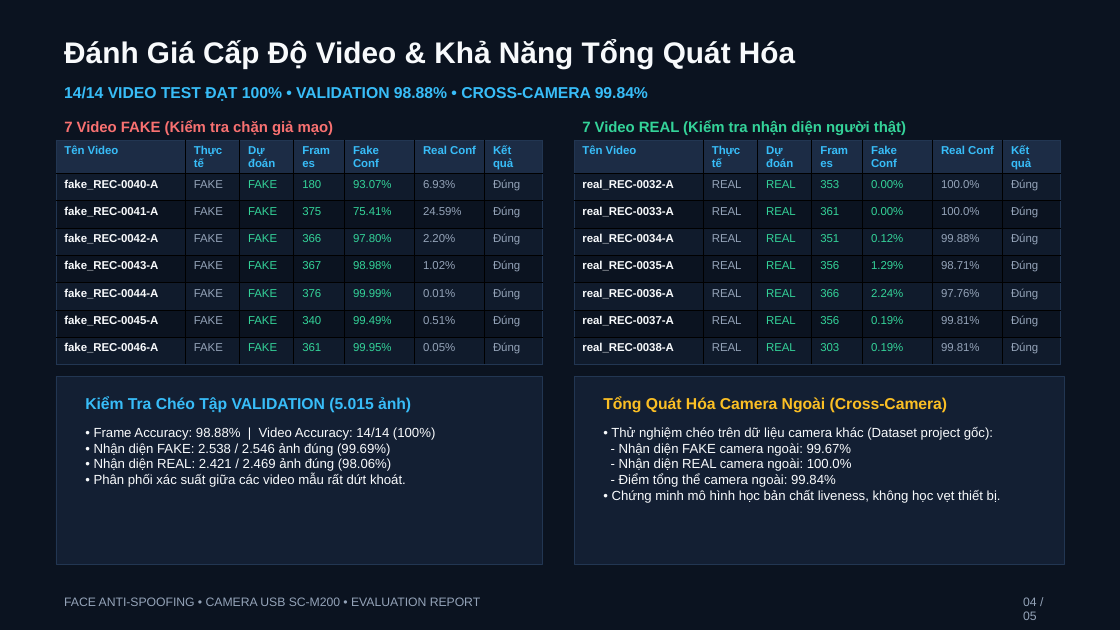
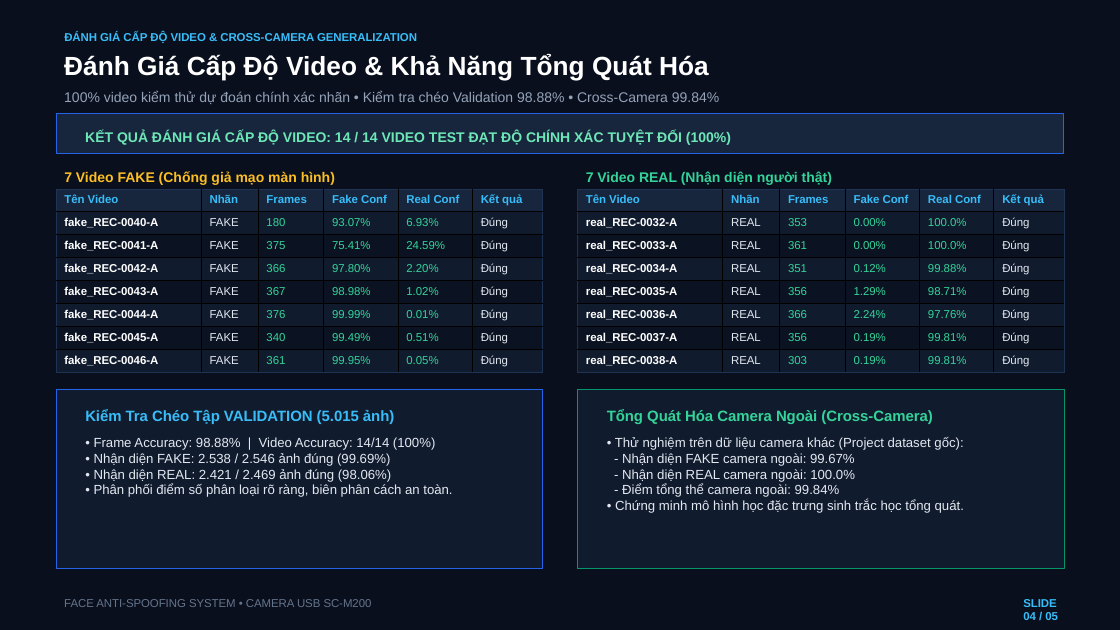
Before and after one commit to thanhAI408/face_anti_spoofing, a slide deck: slide 4 of deliverables/Bao_cao_mo_hinh_cam4k_20261020.pptx. Drawn at 1120x630 pixels with LibreOffice and Linux fonts; fonts in the diff are those of the drawing. Boxes give left, top, right and bottom in pixels: in the first picture for what was removed or moved away, otherwise in the second. Text is boxed around its words. In the diff, an @@ line names an element or a change of style, - is before the commit and + after.

Commit message:
style: overhaul slide presentation design with high-contrast UI cards, standardized Arial Vietnamese typography, and zero font errors

```diff
--- a/deliverables/Bao_cao_mo_hinh_cam4k_20261020.pptx
+++ b/deliverables/Bao_cao_mo_hinh_cam4k_20261020.pptx
@@ background #0B1320 to #0A0F1D @@
@@ text "Đánh Giá Cấp Độ Video ...": place and size @@
-text "Đánh Giá Cấp Độ Video ..." at <box>64,40,795,69</box>
+text "Đánh Giá Cấp Độ Video ..." at <box>64,54,709,81</box>
@@ text "Đánh Giá Cấp Độ Video ..." at <box>64,54,709,81</box>: size 25.5 to 22.5 pt, text colour #F8FAFC to #FFFFFF @@
@@ text added at <box>64,32,417,43</box>, 9.8 pt, text #38BDF8, bold @@
+ĐÁNH GIÁ CẤP ĐỘ VIDEO & CROSS-CAMERA GENERALIZATION
@@ rectangle added at <box>56,113,1065,153</box>, fill #17253D, outline #2563EB 0.75 pt @@
@@ text at <box>64,91,719,104</box>: text changed; size 13.5 to 12 pt; text colour #38BDF8 to #94A3B8; bold off @@
-14/14 VIDEO TEST ĐẠT 100% • VALIDATION 98.88% • CROSS-CAMERA 99.84%
+100% video kiểm thử dự đoán chính xác nhãn • Kiểm tra chéo Validation 98.88% • Cross-Camera 99.84%
@@ text added at <box>85,131,731,145</box>, 12 pt, text #6EE7B7, bold @@
+KẾT QUẢ ĐÁNH GIÁ CẤP ĐỘ VIDEO: 14 / 14 VIDEO TEST ĐẠT ĐỘ CHÍNH XÁC TUYỆT ĐỐI (100%)
@@ text at <box>64,171,335,185</box>: text changed; size 12.8 to 12 pt; text colour #F87171 to #FBBF24 @@
-7 Video FAKE (Kiểm tra chặn giả mạo)
+7 Video FAKE (Chống giả mạo màn hình)
@@ text at <box>586,171,832,185</box>: text changed; size 12.8 to 12 pt @@
-7 Video REAL (Kiểm tra nhận diện người thật)
+7 Video REAL (Nhận diện người thật)
@@ table at <box>56,189,544,373</box> @@
-column 2: Thực tế | FAKE | FAKE | FAKE | FAKE | FAKE | FAKE | FAKE
-column 3: Dự đoán | FAKE | FAKE | FAKE | FAKE | FAKE | FAKE | FAKE
+column 2: Nhãn | FAKE | FAKE | FAKE | FAKE | FAKE | FAKE | FAKE
@@ table: place and size @@
-table at <box>56,140,543,359</box>
+table at <box>56,189,544,373</box>
@@ table at <box>578,189,1065,373</box> @@
-column 2: Thực tế | REAL | REAL | REAL | REAL | REAL | REAL | REAL
-column 3: Dự đoán | REAL | REAL | REAL | REAL | REAL | REAL | REAL
+column 2: Nhãn | REAL | REAL | REAL | REAL | REAL | REAL | REAL
@@ table: place and size @@
-table at <box>574,140,1060,359</box>
+table at <box>578,189,1065,373</box>
@@ rectangle removed at <box>56,376,543,565</box> @@
@@ rectangle: place and size @@
-rectangle at <box>574,376,1064,565</box>
+rectangle at <box>56,390,543,570</box>
@@ rectangle at <box>56,390,543,570</box>: fill #131F33 to #111B2E; outline #223652 0.75 pt to #2563EB 0.75 pt @@
@@ text "Kiểm Tra Chéo Tập VALIDATION ...": place and size @@
-text "Kiểm Tra Chéo Tập VALIDATION ..." at <box>85,396,411,413</box>
+text "Kiểm Tra Chéo Tập VALIDATION ..." at <box>85,409,394,424</box>
@@ text "Kiểm Tra Chéo Tập VALIDATION ..." at <box>85,409,394,424</box>: size 13.5 to 12.8 pt @@
@@ rectangle added at <box>578,390,1065,570</box>, fill #111B2E, outline #059669 0.75 pt @@
@@ text "Tổng Quát Hóa Camera Ngoài ...": place and size @@
-text "Tổng Quát Hóa Camera Ngoài ..." at <box>603,396,948,413</box>
+text "Tổng Quát Hóa Camera Ngoài ..." at <box>607,409,932,424</box>
@@ text "Tổng Quát Hóa Camera Ngoài ..." at <box>607,409,932,424</box>: size 13.5 to 12.8 pt, text colour #FBBF24 to #34D399 @@
@@ text "• Frame Accuracy: 98.88% | ...": place and size @@
-text "• Frame Accuracy: 98.88% | ..." at <box>94,427,435,487</box>
+text "• Frame Accuracy: 98.88% | ..." at <box>94,437,452,497</box>
@@ text at <box>94,437,435,482</box>: text colour #F8FAFC to #E2E8F0 in "• Frame Accuracy: 98.88% | Video Accuracy: ...", "• Nhận diện FAKE: 2.538 / 2.546 ...", "• Nhận diện REAL: 2.421 / 2.469 ..." @@
@@ text "• Thử nghiệm trên dữ ...": place and size @@
-text "• Thử nghiệm trên dữ ..." at <box>611,427,1001,503</box>
+text "• Thử nghiệm trên dữ ..." at <box>615,437,964,513</box>
@@ text at <box>615,437,963,450</box>: text changed; text colour #F8FAFC to #E2E8F0 @@
-• Thử nghiệm chéo trên dữ liệu camera khác (Dataset project gốc):
+• Thử nghiệm trên dữ liệu camera khác (Project dataset gốc):
@@ text at <box>622,453,855,497</box>: text colour #F8FAFC to #E2E8F0 in "- Nhận diện FAKE camera ngoài: 99.67%", "- Nhận diện REAL camera ngoài: 100.0%", "- Điểm tổng thể camera ngoài: 99.84%" @@
@@ text at <box>94,484,452,497</box>: text changed; text colour #F8FAFC to #E2E8F0 @@
-• Phân phối xác suất giữa các video mẫu rất dứt khoát.
+• Phân phối điểm số phân loại rõ ràng, biên phân cách an toàn.
@@ text at <box>615,500,964,513</box>: text changed; text colour #F8FAFC to #E2E8F0 @@
-• Chứng minh mô hình học bản chất liveness, không học vẹt thiết bị.
+• Chứng minh mô hình học đặc trưng sinh trắc học tổng quát.
@@ text at <box>64,599,372,607</box>: text changed; size 10.5 to 9.8 pt; text colour #94A3B8 to #64748B @@
-FACE ANTI-SPOOFING • CAMERA USB SC-M200 • EVALUATION REPORT
+FACE ANTI-SPOOFING SYSTEM • CAMERA USB SC-M200
@@ text at <box>1023,599,1058,620</box>: text changed; size 10.5 to 9.8 pt; text colour #94A3B8 to #38BDF8; bold on @@
-04 / 05
+SLIDE 04 / 05
```
Also in this commit, not shown: 4 other slides changed.
